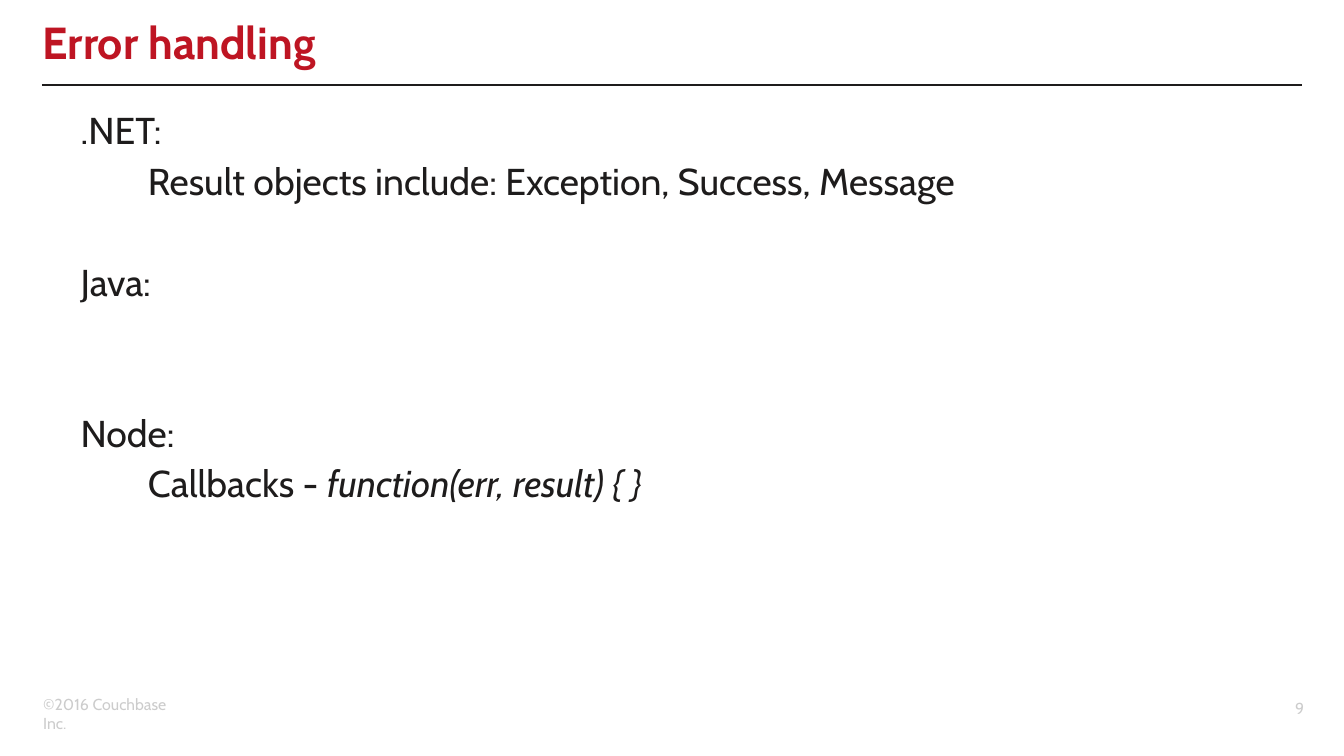
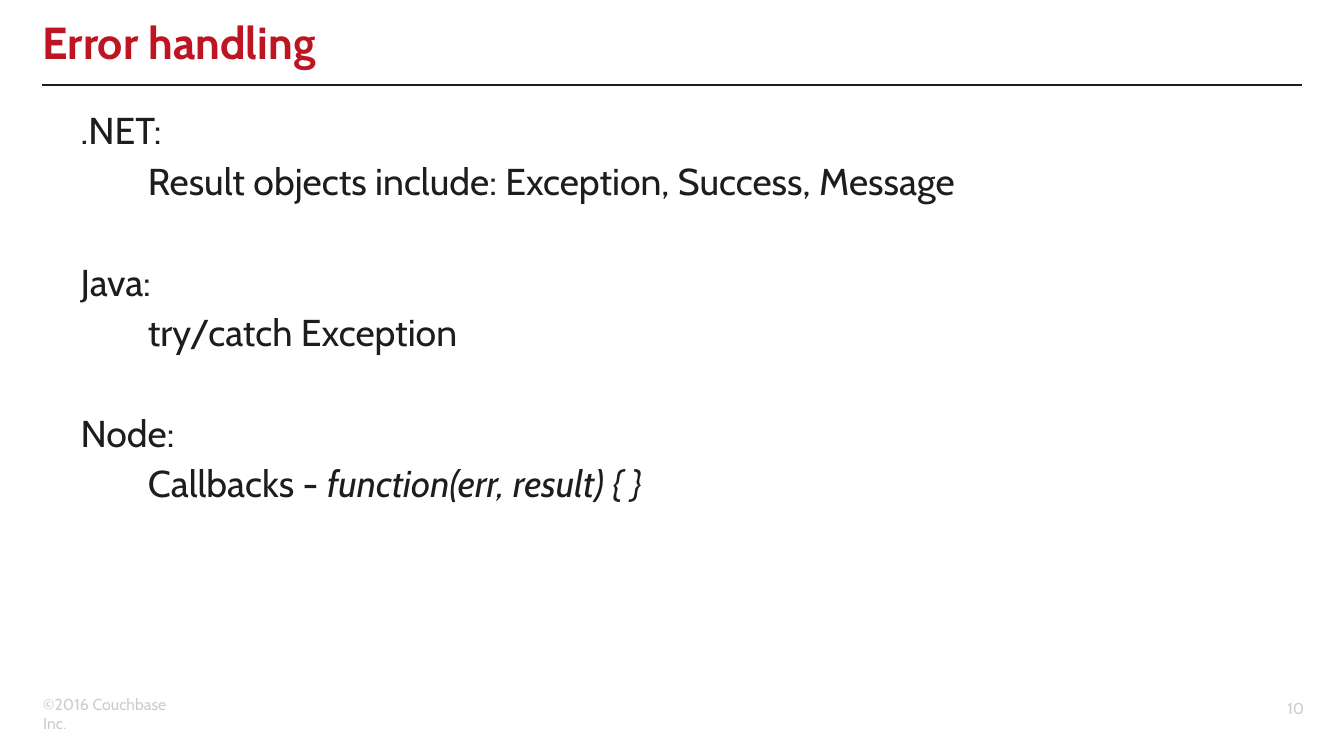
Before and after one commit to clint77/workshop, a slide deck: slide 10 of connect2016/developer/03/03.pptx (slide 9 before the commit). Drawn at 1344x756 pixels with LibreOffice and Linux fonts; fonts in the diff are those of the drawing; background and template pictures are left out. Boxes give left, top, right and bottom in pixels: in the first picture for what was removed or moved away, otherwise in the second. Text is boxed around its words. In the diff, an @@ line names an element or a change of style, - is before the commit and + after.

```diff
--- a/connect2016/developer/03/03.pptx
+++ b/connect2016/developer/03/03.pptx
@@ text at <box>148,318,457,355</box>: paragraph added @@
+try/catch Exception
@@ page number at <box>1287,703,1304,714</box>: text changed @@
-9
+10
```
Also in this commit, not shown: 5 other slides changed, 1 slide added, 23 other files.
